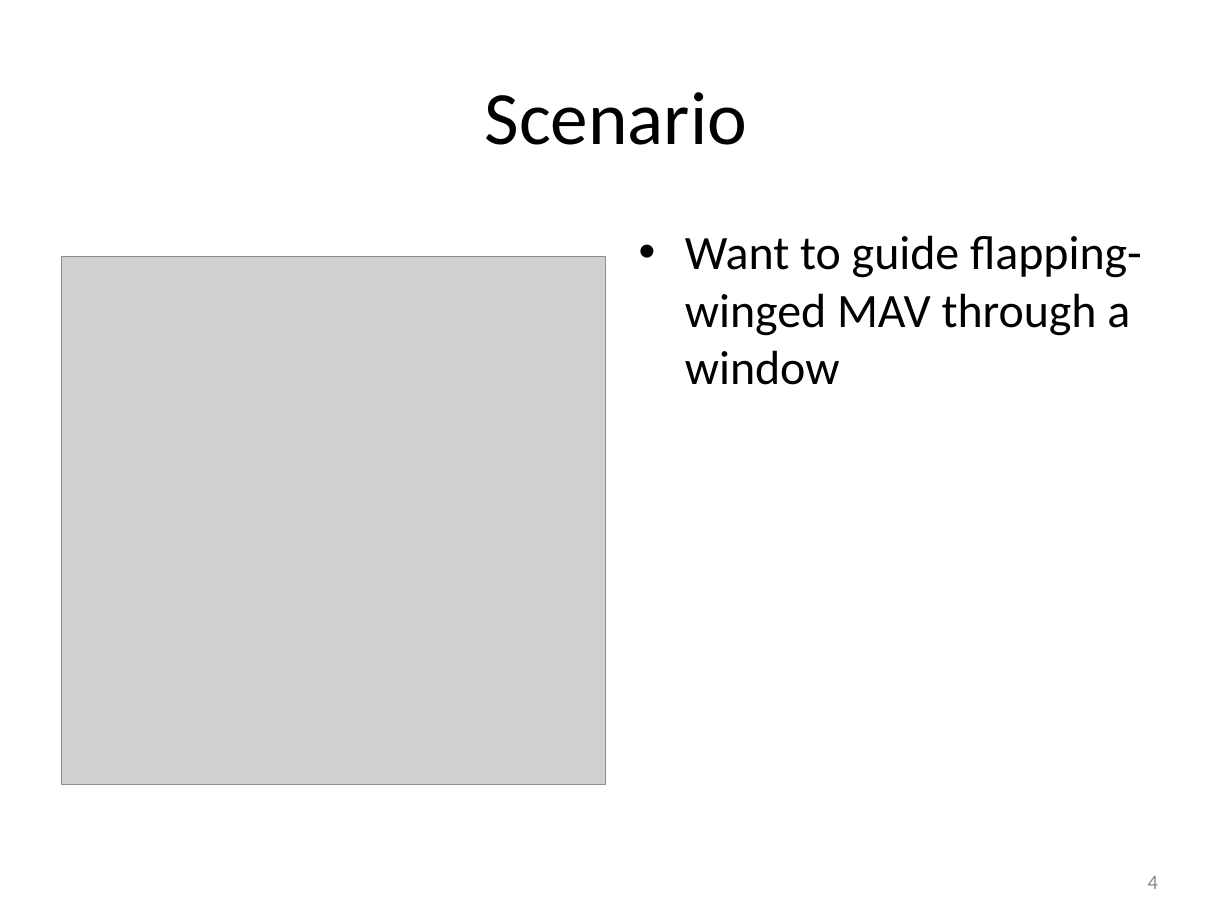
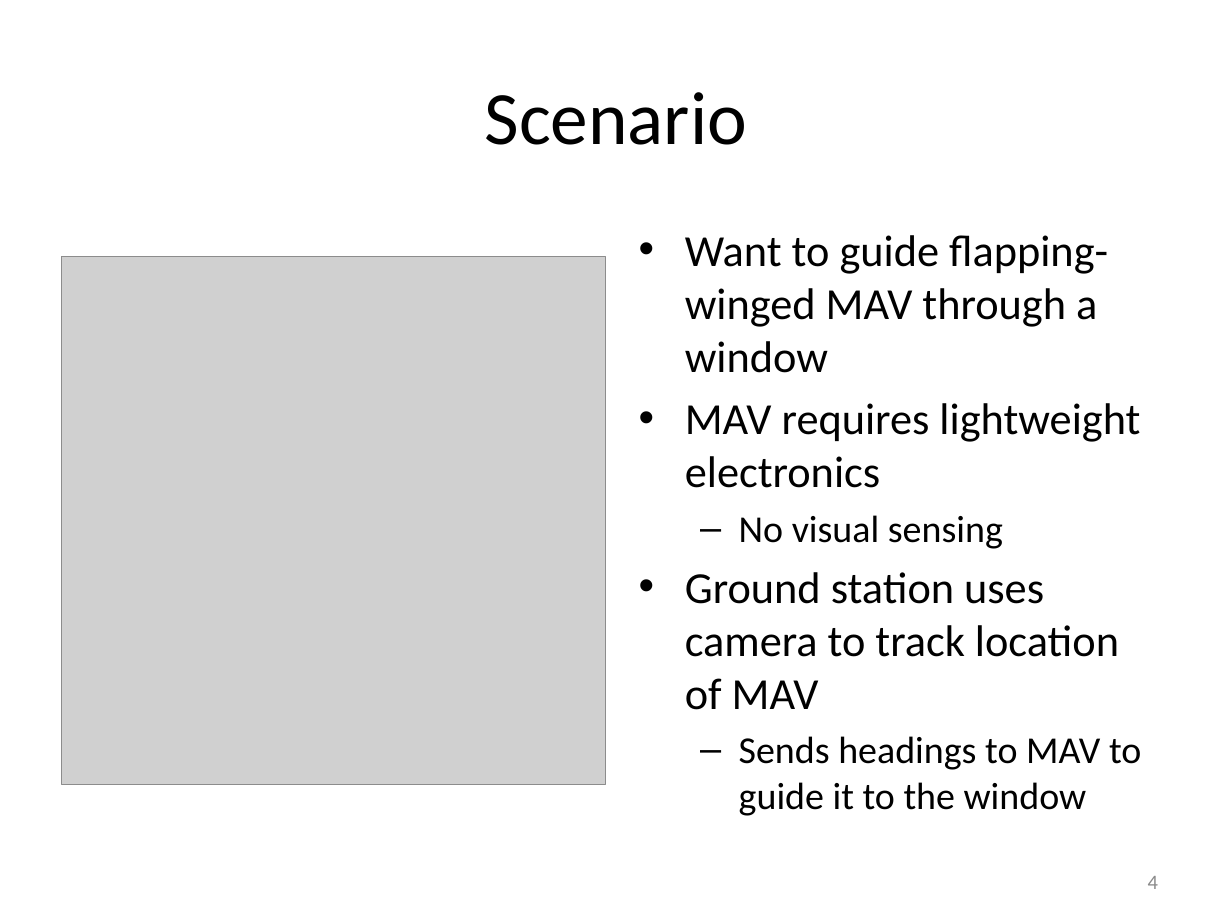
Before and after one commit to ryanjulian/manuscript-aamas2013, a slide deck: slide 4 of presentation/AAMAS_2013.pptx. Drawn at 1232x924 pixels with LibreOffice and Linux fonts; fonts in the diff are those of the drawing; grey boxes stand for pictures. Boxes give left, top, right and bottom in pixels: in the first picture for what was removed or moved away, otherwise in the second. Text is boxed around its words. In the diff, an @@ line names an element or a change of style, - is before the commit and + after.

```diff
--- a/presentation/AAMAS_2013.pptx
+++ b/presentation/AAMAS_2013.pptx
@@ text at (x1=685, y1=235, x2=1108, y2=373): size 28 to 25.9 pt in "Want to guide flapping-winged MAV through a ..." @@
@@ text at (x1=685, y1=403, x2=1141, y2=816): paragraphs added @@
+• MAV requires lightweight electronics
+  – No visual sensing
+• Ground station uses camera to track location of MAV
+  – Sends headings to MAV to guide it to the window
```
Also in this commit, not shown: 5 other slides changed, 4 slides added, 1 slide removed, 1 other file.
